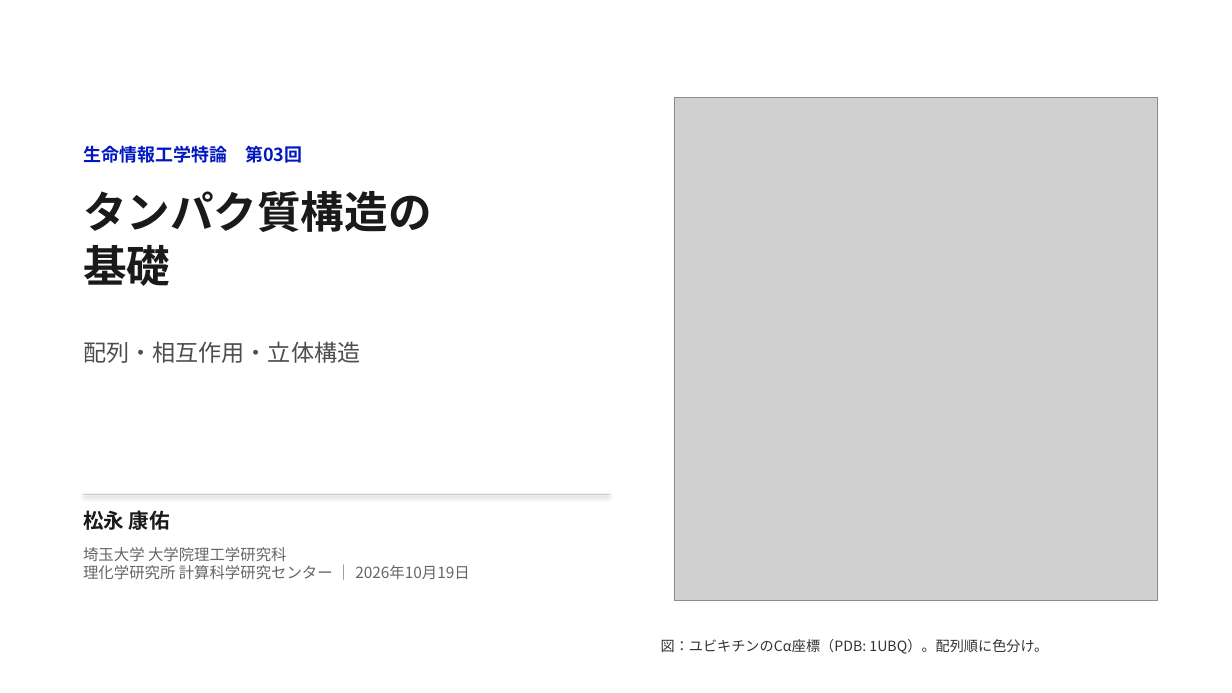
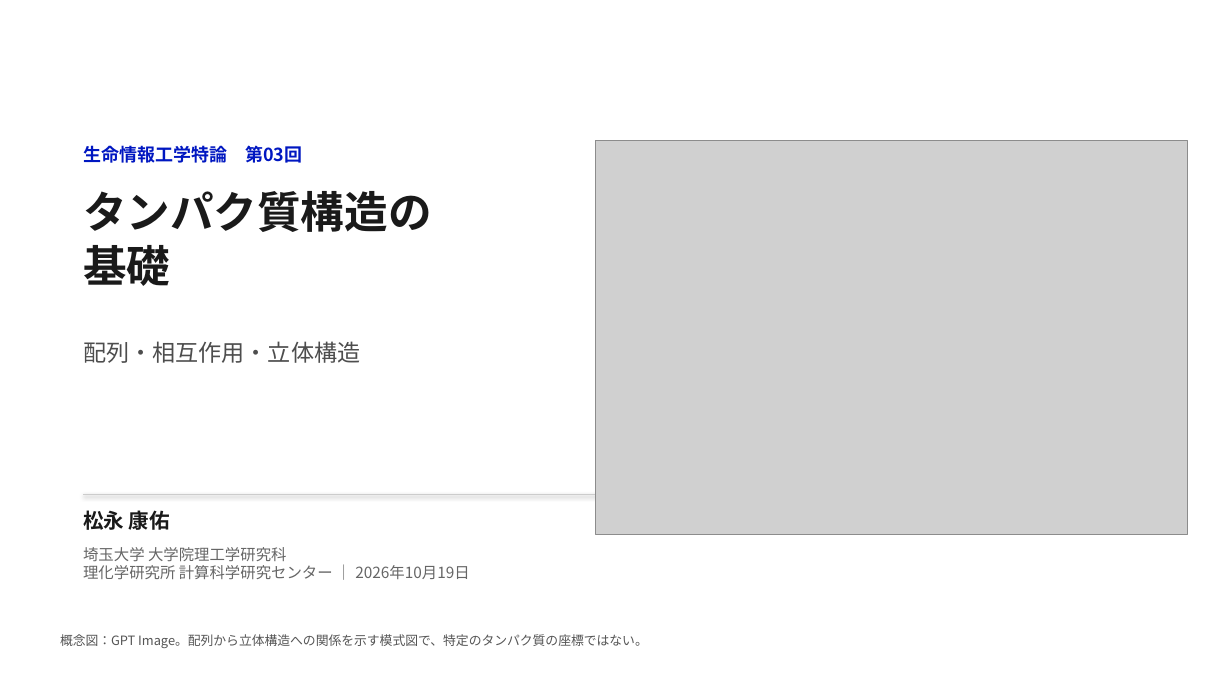
Before and after one commit to matsunagalab/lecture_bioinfo, a slide deck: slide 1 of 03_タンパク質構造の基礎/03_タンパク質構造の基礎.pptx. Drawn at 1232x693 pixels with LibreOffice and Linux fonts; fonts in the diff are those of the drawing; grey boxes stand for pictures. Boxes give left, top, right and bottom in pixels: in the first picture for what was removed or moved away, otherwise in the second. Text is boxed around its words. In the diff, an @@ line names an element or a change of style, - is before the commit and + after.

```diff
--- a/03_タンパク質構造の基礎/03_タンパク質構造の基礎.pptx
+++ b/03_タンパク質構造の基礎/03_タンパク質構造の基礎.pptx
@@ picture: place and size @@
-picture at (675, 97, 1158, 601)
+picture at (596, 140, 1188, 535)
@@ text added at (60, 634, 648, 648), 10 pt, text #555555 @@
+概念図：GPT Image。配列から立体構造への関係を示す模式図で、特定のタンパク質の座標ではない。
@@ text removed at (661, 639, 1048, 654) @@
-図：ユビキチンのCα座標（PDB: 1UBQ）。配列順に色分け。
```
Also in this commit, not shown: 23 other slides changed, 17 slides added, 14 slides removed, 2 other files.
